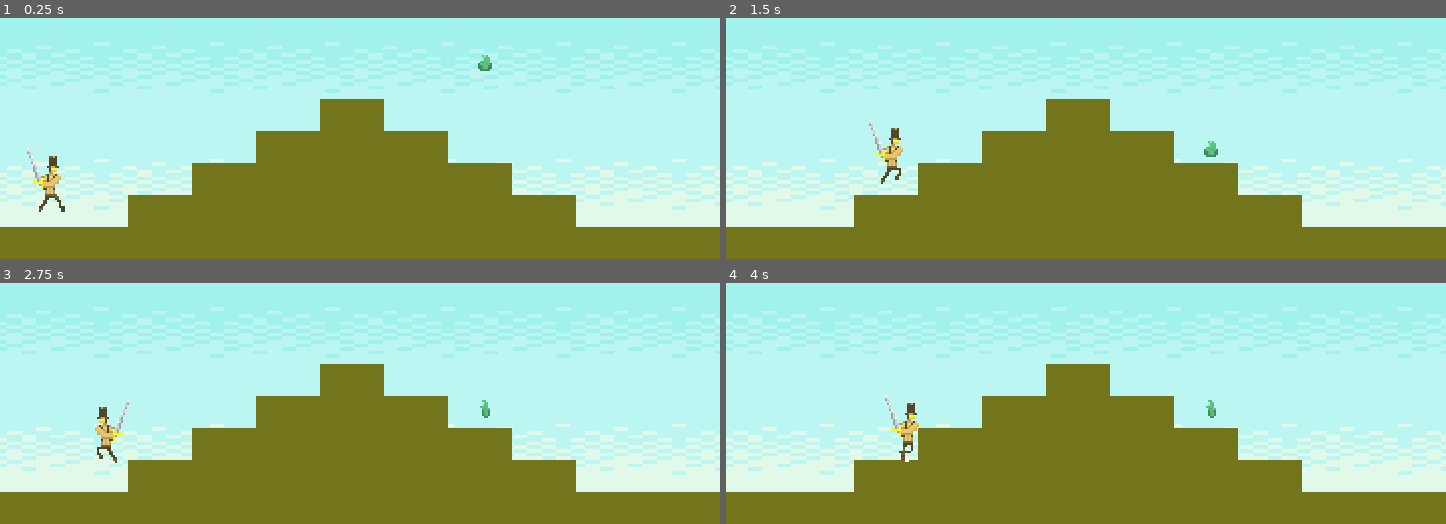
Above: before the commit, frames 1-4 (two rows, left to right).
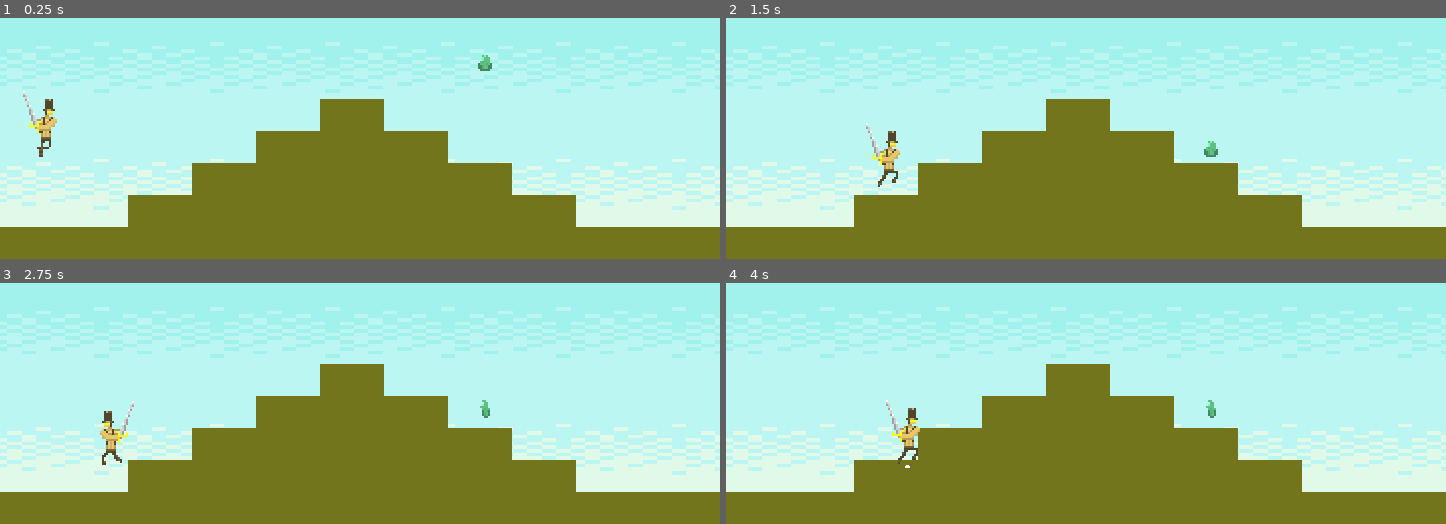
Above: after the commit, the same moments.

Repository: alexosterhoudt/Platformer
Game: Godot game, scene res://Scenes/game.tscn
The game is run twice, just before and just after one commit, with the same random seed, the same clock (stepped at 60 frames per second) and the same inputs.
Inputs:
- Up to frame 1 (0.25 s): no input
- Up to frame 2 (1.5 s): hold D (move_right) from 0.53 s (still down); tap E (attack) at 0.6 s; tap W (jump) at 0.77, 0.8, 1.07, 1.35 s
- Up to frame 3 (2.75 s): tap W (jump) at 1.52, 1.82, 2.3 s; tap E (attack) at 1.55, 2.1 s; release D (move_right) at 2.03 s; hold A (move_left) from 2.03 s (still down)
- Up to frame 4 (4 s): release A (move_left) at 2.78 s; hold D (move_right) from 2.78 s (still down); tap E (attack) at 2.85 s; tap W (jump) at 3.02, 3.32, 3.6, 3.77 s

The runs differ from the first frame. In frame 1, 0.8% of the frame differs, in the area x 3-10%, y 30-81%; in frame 2, 0.5%; in frame 3, 0.6%; in frame 4, 0.5%.

Commit message:
Added working hitboxes

Diff:
--- /dev/null
+++ b/Scenes/Damageable.gd
@@ -0,0 +1,10 @@
+class_name Damageable
+extends Node
+
+@export var health : float = 20
+
+func hit(damage : float):
+	health -= damage
+
+	if(health <= 0):
+		get_parent().queue_free()
--- a/Scenes/Sword.gd
+++ b/Scenes/Sword.gd
@@ -1,4 +1,11 @@
 extends Area2D
 
+@export var damage : int = 10
+
+func _ready():
+	monitoring = true
+
 func _on_body_entered(body):
-	print(body.name)
+	for child in body.get_children():
+		if child is Damageable:
+			child.hit(damage)
--- a/Scenes/blob.tscn
+++ b/Scenes/blob.tscn
@@ -1,7 +1,8 @@
-[gd_scene load_steps=9 format=3 uid="uid://b0vdoqncjur8n"]
+[gd_scene load_steps=10 format=3 uid="uid://b0vdoqncjur8n"]
 
 [ext_resource type="Script" path="res://Scenes/blob.gd" id="1_aq72s"]
 [ext_resource type="Texture2D" uid="uid://b4x65b2i6o1lx" path="res://Assets/BlobAnim.png" id="1_rl7o3"]
+[ext_resource type="Script" path="res://Scenes/Damageable.gd" id="3_bd30s"]
 
 [sub_resource type="AtlasTexture" id="AtlasTexture_s4n3q"]
 atlas = ExtResource("1_rl7o3")
@@ -64,3 +65,4 @@
 shape = SubResource("CircleShape2D_icrld")
 
 [node name="Damageable" type="Node" parent="."]
+script = ExtResource("3_bd30s")
--- a/Scenes/game.tscn
+++ b/Scenes/game.tscn
@@ -1,10 +1,10 @@
 [gd_scene load_steps=6 format=3 uid="uid://fiuqb7j4jdvn"]
 
-[ext_resource type="PackedScene" uid="uid://c1ugxsb0fsg3e" path="res://Scenes/player.tscn" id="1_1ccck"]
 [ext_resource type="Texture2D" uid="uid://c4faucbayufg0" path="res://Assets/sky.png" id="1_o4b0m"]
 [ext_resource type="PackedScene" uid="uid://dqiwojlhs4qqy" path="res://Scenes/tile_map.tscn" id="2_5t6ff"]
 [ext_resource type="PackedScene" uid="uid://ds16squmjx3h0" path="res://Scenes/dust.tscn" id="2_s8tr3"]
 [ext_resource type="PackedScene" uid="uid://b0vdoqncjur8n" path="res://Scenes/blob.tscn" id="5_onafi"]
+[ext_resource type="PackedScene" uid="uid://cljaj5rialc83" path="res://Scenes/test_player.tscn" id="6_ynojx"]
 
 [node name="Game" type="Node2D"]
 
@@ -13,14 +13,14 @@
 scale = Vector2(14.44, 3.64)
 texture = ExtResource("1_o4b0m")
 
-[node name="Player" parent="." instance=ExtResource("1_1ccck")]
-position = Vector2(45, 388)
-speed = 200
-jumpImpulse = -300
-dust = ExtResource("2_s8tr3")
-
 [node name="TileMap" parent="." instance=ExtResource("2_5t6ff")]
 layer_0/tile_data = PackedInt32Array(917504, 0, 0, 917505, 0, 0, 917506, 0, 0, 917507, 0, 0, 917508, 0, 0, 917509, 0, 0 …(687 unchanged characters)…
 
 [node name="Blob" parent="." instance=ExtResource("5_onafi")]
 position = Vector2(486, 265)
+
+[node name="TestPlayer" parent="." instance=ExtResource("6_ynojx")]
+position = Vector2(45, 353)
+speed = 200
+jumpImpulse = -300
+dust = ExtResource("2_s8tr3")
--- a/Scenes/player.tscn
+++ b/Scenes/player.tscn
@@ -137,6 +137,14 @@
 [sub_resource type="RectangleShape2D" id="RectangleShape2D_lhrjk"]
 size = Vector2(6, 20)
 
+[sub_resource type="Animation" id="Animation_3iqey"]
+resource_name = "new_animation"
+
+[sub_resource type="AnimationLibrary" id="AnimationLibrary_yur5e"]
+_data = {
+"new_animation": SubResource("Animation_3iqey")
+}
+
 [node name="Player" type="CharacterBody2D"]
 scale = Vector2(2, 2)
 script = ExtResource("1_8tocd")
@@ -149,16 +157,22 @@
 [node name="AnimatedSprite2D" type="AnimatedSprite2D" parent="."]
 position = Vector2(0, 6)
 sprite_frames = SubResource("SpriteFrames_buuv4")
-animation = &"Attack"
+animation = &"Walk"
 offset = Vector2(0, -24)
 
 [node name="Sword" type="Area2D" parent="."]
 position = Vector2(10, -8)
+monitoring = false
 script = ExtResource("3_qehtp")
 
 [node name="CollisionShape2D" type="CollisionShape2D" parent="Sword"]
 position = Vector2(5, 0)
 shape = SubResource("RectangleShape2D_lhrjk")
 
+[node name="AnimationPlayer" type="AnimationPlayer" parent="."]
+libraries = {
+"": SubResource("AnimationLibrary_yur5e")
+}
+
 [connection signal="animation_finished" from="AnimatedSprite2D" to="." method="_on_animated_sprite_2d_animation_finished"]
 [connection signal="body_entered" from="Sword" to="Sword" method="_on_body_entered"]
--- /dev/null
+++ b/Scenes/test_player.tscn
@@ -0,0 +1,143 @@
+[gd_scene load_steps=12 format=3 uid="uid://cljaj5rialc83"]
+
+[ext_resource type="Script" path="res://TestPlayer.gd" id="1_g2lcf"]
+[ext_resource type="Texture2D" uid="uid://7wsgp8rgfmi5" path="res://Assets/PlayerSheet.png" id="2_jn37e"]
+[ext_resource type="Script" path="res://Scenes/Sword.gd" id="3_2etcu"]
+
+[sub_resource type="CircleShape2D" id="CircleShape2D_83qsd"]
+
+[sub_resource type="Animation" id="Animation_55rfc"]
+resource_name = "Walk"
+length = 0.6
+loop_mode = 1
+tracks/0/type = "value"
+tracks/0/imported = false
+tracks/0/enabled = true
+tracks/0/path = NodePath("Sprite2D:frame")
+tracks/0/interp = 1
+tracks/0/loop_wrap = true
+tracks/0/keys = {
+"times": PackedFloat32Array(0, 0.1, 0.2, 0.3, 0.4, 0.5),
+"transitions": PackedFloat32Array(1, 1, 1, 1, 1, 1),
+"update": 1,
+"values": [0, 1, 2, 3, 4, 5]
+}
+
+[sub_resource type="Animation" id="Animation_t3b72"]
+length = 0.001
+tracks/0/type = "value"
+tracks/0/imported = false
+tracks/0/enabled = true
+tracks/0/path = NodePath("Sprite2D:frame")
+tracks/0/interp = 1
+tracks/0/loop_wrap = true
+tracks/0/keys = {
+"times": PackedFloat32Array(0),
+"transitions": PackedFloat32Array(1),
+"update": 1,
+"values": [0]
+}
+
+[sub_resource type="Animation" id="Animation_f2juj"]
+resource_name = "Attack"
+length = 0.320002
+step = 0.02
+tracks/0/type = "value"
+tracks/0/imported = false
+tracks/0/enabled = true
+tracks/0/path = NodePath("Sprite2D:frame")
+tracks/0/interp = 1
+tracks/0/loop_wrap = true
+tracks/0/keys = {
+"times": PackedFloat32Array(0, 0.06, 0.12, 0.18, 0.24, 0.3),
+"transitions": PackedFloat32Array(1, 1, 1, 1, 1, 1),
+"update": 1,
+"values": [6, 7, 8, 9, 10, 11]
+}
+tracks/1/type = "value"
+tracks/1/imported = false
+tracks/1/enabled = true
+tracks/1/path = NodePath("Sword:monitoring")
+tracks/1/interp = 1
+tracks/1/loop_wrap = true
+tracks/1/keys = {
+"times": PackedFloat32Array(0.12, 0.24),
+"transitions": PackedFloat32Array(1, 1),
+"update": 1,
+"values": [true, false]
+}
+
+[sub_resource type="Animation" id="Animation_tqge8"]
+resource_name = "Idle"
+loop_mode = 1
+tracks/0/type = "value"
+tracks/0/imported = false
+tracks/0/enabled = true
+tracks/0/path = NodePath("Sprite2D:frame")
+tracks/0/interp = 1
+tracks/0/loop_wrap = true
+tracks/0/keys = {
+"times": PackedFloat32Array(0, 0.5),
+"transitions": PackedFloat32Array(1, 1),
+"update": 1,
+"values": [12, 13]
+}
+
+[sub_resource type="Animation" id="Animation_nmjgo"]
+resource_name = "Jump"
+length = 0.1
+tracks/0/type = "value"
+tracks/0/imported = false
+tracks/0/enabled = true
+tracks/0/path = NodePath("Sprite2D:frame")
+tracks/0/interp = 1
+tracks/0/loop_wrap = true
+tracks/0/keys = {
+"times": PackedFloat32Array(0),
+"transitions": PackedFloat32Array(1),
+"update": 1,
+"values": [1]
+}
+
+[sub_resource type="AnimationLibrary" id="AnimationLibrary_jsjqp"]
+_data = {
+"Attack": SubResource("Animation_f2juj"),
+"Idle": SubResource("Animation_tqge8"),
+"Jump": SubResource("Animation_nmjgo"),
+"RESET": SubResource("Animation_t3b72"),
+"Walk": SubResource("Animation_55rfc")
+}
+
+[sub_resource type="RectangleShape2D" id="RectangleShape2D_as6t0"]
+size = Vector2(6, 20)
+
+[node name="TestPlayer" type="CharacterBody2D"]
+scale = Vector2(2, 2)
+script = ExtResource("1_g2lcf")
+
+[node name="Sprite2D" type="Sprite2D" parent="."]
+texture = ExtResource("2_jn37e")
+offset = Vector2(0, -26)
+hframes = 28
+vframes = 2
+
+[node name="CollisionShape2D" type="CollisionShape2D" parent="."]
+position = Vector2(0, -9)
+scale = Vector2(0.520002, 0.520002)
+shape = SubResource("CircleShape2D_83qsd")
+
+[node name="AnimationPlayer" type="AnimationPlayer" parent="."]
+libraries = {
+"": SubResource("AnimationLibrary_jsjqp")
+}
+
+[node name="Sword" type="Area2D" parent="."]
+position = Vector2(10, -8)
+script = ExtResource("3_2etcu")
+
+[node name="CollisionShape2D" type="CollisionShape2D" parent="Sword"]
+position = Vector2(5, 0)
+shape = SubResource("RectangleShape2D_as6t0")
+
+[connection signal="animation_finished" from="AnimationPlayer" to="." method="_on_animation_player_animation_finished"]
+[connection signal="body_entered" from="Sword" to="Sword" method="_on_body_entered"]
--- /dev/null
+++ b/TestPlayer.gd
@@ -0,0 +1,160 @@
+extends CharacterBody2D
+
+@export var speed = 100
+@export var jumpImpulse = -400
+@export var dust : PackedScene
+@onready var animation_player = $AnimationPlayer
+@onready var sprite_2d = $Sprite2D
+
+var gravity = 980
+var isAttacking = false
+var screen_size;
+
+enum STATE
+{
+	IDLE,
+	WALK,
+	JUMP,
+	FALL,
+	ATTACK
+}
+
+var currentState : STATE
+
+func _ready():
+	screen_size = get_viewport_rect().size
+	_set_state(STATE.IDLE)
+
+func _physics_process(delta):
+	if(Input.is_key_pressed(KEY_ESCAPE)):
+		get_tree().quit()
+
+	_update_state(delta)
+
+func _set_state(new_state: STATE):
+	if(currentState == new_state):
+		return
+	_exit_state()
+	currentState = new_state
+	_enter_state()
+
+func _enter_state():
+	match currentState:
+		STATE.IDLE:
+			animation_player.play("Idle")
+		STATE.WALK:
+			animation_player.play("Walk")
+		STATE.JUMP:
+			velocity.y = jumpImpulse
+			animation_player.play("Jump")
+		STATE.FALL:
+			pass
+		STATE.ATTACK:
+			isAttacking = true
+			animation_player.play("Attack")
+
+func _update_state(delta: float):
+	var direction = Input.get_axis("move_left", "move_right")
+	match currentState:
+		STATE.IDLE:
+			if (direction):
+				_set_state(STATE.WALK)
+			elif (!is_on_floor()):
+				_set_state(STATE.FALL)
+			elif(Input.is_action_just_pressed("jump")):
+				_set_state(STATE.JUMP)
+			elif(Input.is_action_just_pressed("attack")):
+				_set_state(STATE.ATTACK)
+				isAttacking = true
+
+		STATE.WALK:
+			velocity.x = direction * speed
+
+			if velocity.x < 0:
+				sprite_2d.flip_h = true
+			elif velocity.x > 0:
+				sprite_2d.flip_h = false
+			if !is_on_floor(): # if not on floor, fall down
+				_set_state(STATE.FALL)
+			elif Input.is_action_just_pressed("jump"):
+				_set_state(STATE.JUMP) # if jump is pressed, jump
+			elif velocity.x == 0: # if standing still, then set idle
+				_set_state(STATE.IDLE)
+			elif(Input.is_action_just_pressed("attack")):
+				_set_state(STATE.ATTACK)
+				isAttacking = true
+
+			move_and_slide()
+
+		STATE.JUMP: # Update JUMP state logic
+			velocity.x = direction * speed
+
+			if velocity.x < 0:
+				sprite_2d.flip_h = true
+			elif velocity.x > 0:
+				sprite_2d.flip_h = false
+			if !is_on_floor(): # if in the air, apply gravity
+				velocity.y += gravity * delta
+				if velocity.y > 0: # after max height, change from JUMP to FALL
+					_set_state(STATE.FALL)
+			if(Input.is_action_just_pressed("attack")):
+				_set_state(STATE.ATTACK)
+				isAttacking = true
+
+			move_and_slide()
+
+		STATE.FALL: # Update FALL state logic
+			velocity.x = direction * speed
+			if velocity.x < 0:
+				sprite_2d.flip_h = true
+			elif velocity.x > 0:
+				sprite_2d.flip_h = false
+			if is_on_floor(): # If the ground is reached, change back to idle
+				_set_state(STATE.IDLE)
+			else: # if still in the air, apply gravity
+				velocity.y += gravity * delta
+			if(Input.is_action_just_pressed("attack")):
+				_set_state(STATE.ATTACK)
+				isAttacking = true
+
+			move_and_slide()
+
+		STATE.ATTACK:
+			velocity.x = 0
+			if !is_on_floor():
+				velocity.y += gravity * delta
+			elif is_on_floor() && !isAttacking:
+				_set_state(STATE.IDLE)
+
+			move_and_slide()
+
+func _exit_state() -> void:
+	match currentState:
+		STATE.IDLE: # Exit IDLE state logic
+			pass
+
+		STATE.WALK: # Exit WALK state logic
+			pass
+
+		STATE.JUMP: # Exit JUMP state logic
+			pass
+
+		STATE.FALL: # Exit FALL state logic
+			if is_on_floor():
+				var new_dust : CPUParticles2D = dust.instantiate()
+				get_parent().add_child(new_dust)
+				new_dust.global_position = global_position + Vector2(0,0)
+				new_dust.emitting = true
+				await new_dust.finished
+				new_dust.queue_free()
+
+		STATE.ATTACK:
+			isAttacking = false
+
+func _on_animated_sprite_2d_animation_finished():
+	_set_state(STATE.IDLE)
+
+
+func _on_animation_player_animation_finished(anim_name):
+	if anim_name == "Attack":
+		_set_state(STATE.IDLE)
Not shown: 1 places in Scenes/player.tscn that only renumber resources
